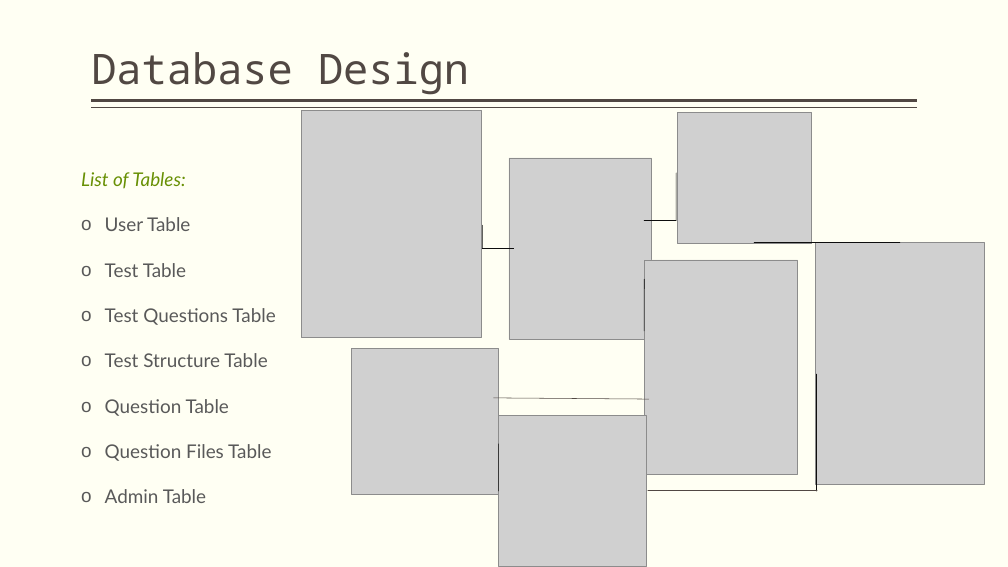
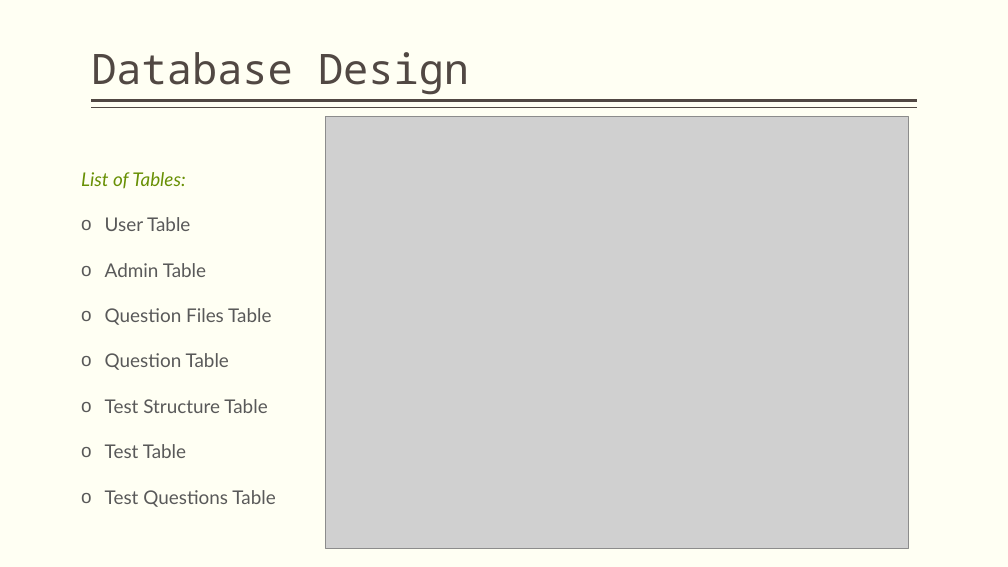
Before and after one commit to KartikChawla98/Online-Examination-Portal, a slide deck: slide 5 of Online Examination System.pptx. Drawn at 1008x567 pixels with LibreOffice and Linux fonts; fonts in the diff are those of the drawing; grey boxes stand for pictures; background and template pictures are left out. Boxes give left, top, right and bottom in pixels: in the first picture for what was removed or moved away, otherwise in the second. Text is boxed around its words. In the diff, an @@ line names an element or a change of style, - is before the commit and + after.

Commit message:
Modified 2.0

```diff
--- a/Online Examination System.pptx
+++ b/Online Examination System.pptx
@@ picture removed at <box>301,110,482,338</box> @@
@@ picture added at <box>326,116,909,548</box> @@
@@ picture removed at <box>678,112,811,243</box> @@
@@ picture removed at <box>509,158,651,340</box> @@
@@ line removed from (676, 173) to (676, 220) @@
@@ line removed from (482, 225) to (482, 249) @@
@@ line removed from (644, 220) to (676, 220) @@
@@ text at <box>105,263,271,413</box>: paragraphs added @@
+o Admin Table
+o Question Files Table
+o Question Table
+o Test Structure Table
@@ line removed from (482, 249) to (514, 249) @@
@@ picture removed at <box>644,260,798,474</box> @@
@@ line removed from (754, 243) to (900, 243) @@
@@ picture removed at <box>816,243,984,485</box> @@
@@ line removed from (644, 279) to (644, 331) @@
@@ text at <box>105,353,271,503</box>: paragraphs removed @@
-o Test Structure Table
-o Question Table
-o Question Files Table
-o Admin Table
@@ picture removed at <box>352,349,499,495</box> @@
@@ line removed from (816, 374) to (816, 492) @@
@@ line removed from (494, 398) to (649, 399) @@
@@ picture removed at <box>499,415,647,567</box> @@
@@ line removed from (498, 444) to (499, 492) @@
@@ line removed from (648, 490) to (817, 490) @@
```
